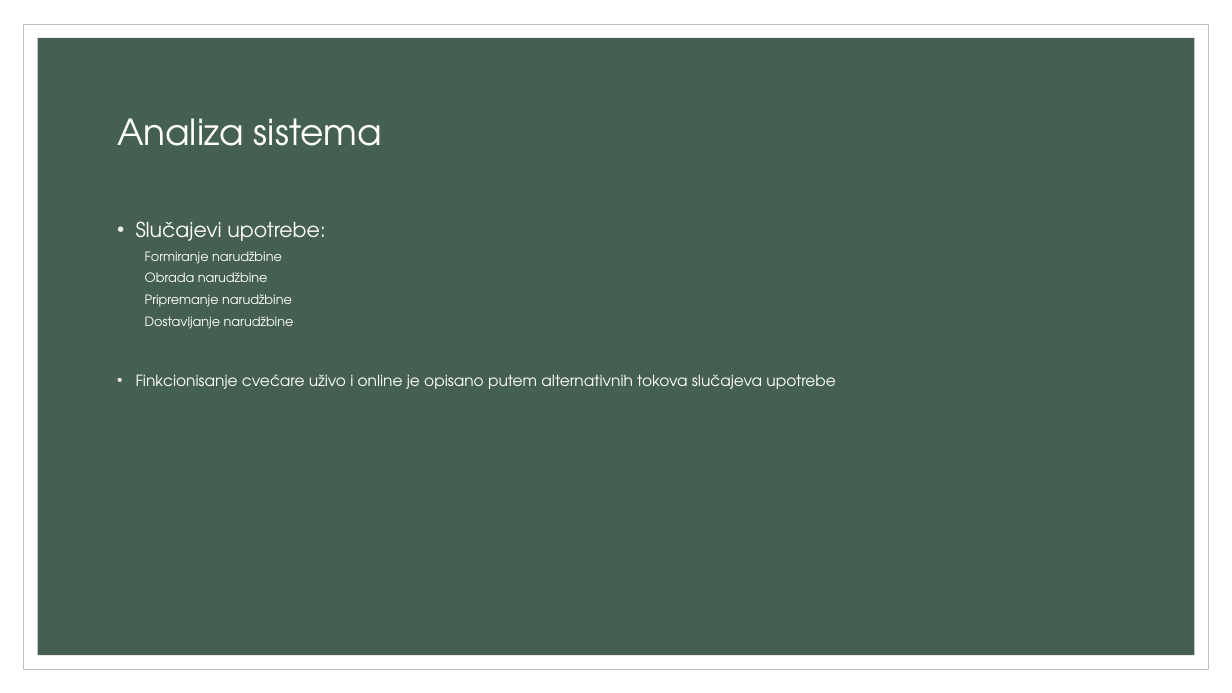
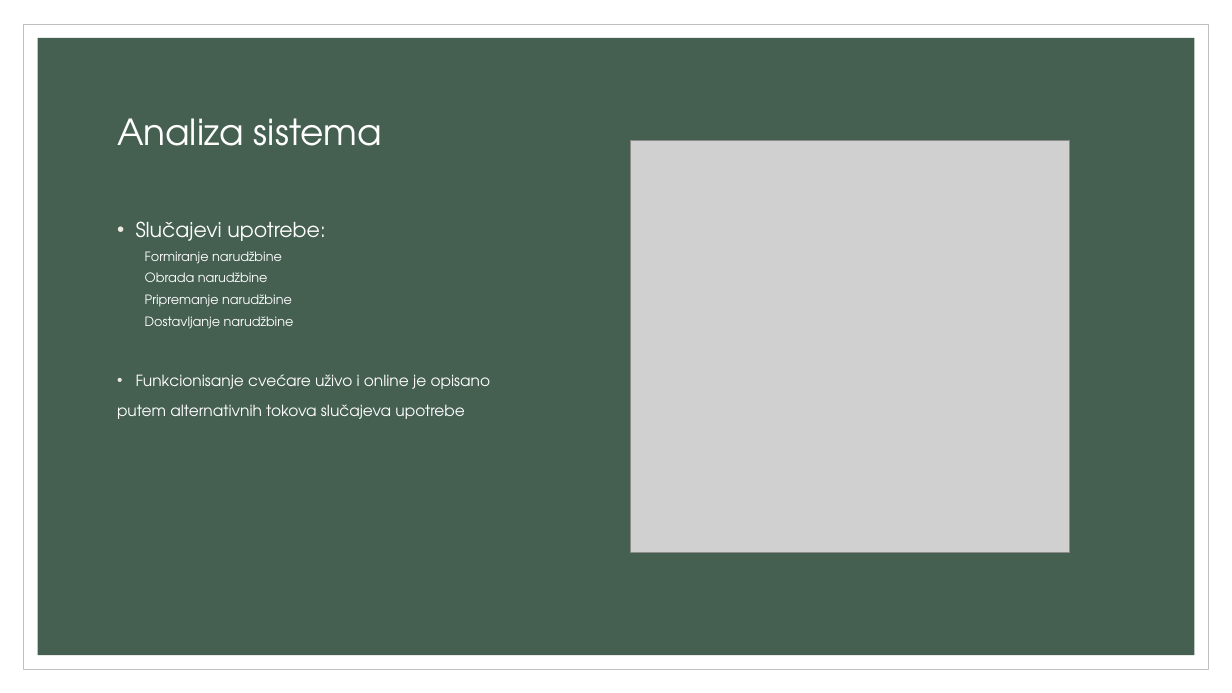
Before and after one commit to DejanBojovic/Cvecara, a slide deck: slide 3 of Informacioni sistem cvećare.pptx. Drawn at 1232x693 pixels with LibreOffice and Linux fonts; fonts in the diff are those of the drawing; grey boxes stand for pictures. Boxes give left, top, right and bottom in pixels: in the first picture for what was removed or moved away, otherwise in the second. Text is boxed around its words. In the diff, an @@ line names an element or a change of style, - is before the commit and + after.

Commit message:
prezentacija doradjena

```diff
--- a/Informacioni sistem cvećare.pptx
+++ b/Informacioni sistem cvećare.pptx
@@ picture added at [631,140,1070,553] @@
@@ text at [117,374,491,419]: text changed @@
-• Finkcionisanje cvećare uživo i online je opisano putem alternativnih tokova slučajeva upotrebe
+• Funkcionisanje cvećare uživo i online je opisano
+putem alternativnih tokova slučajeva upotrebe
```
